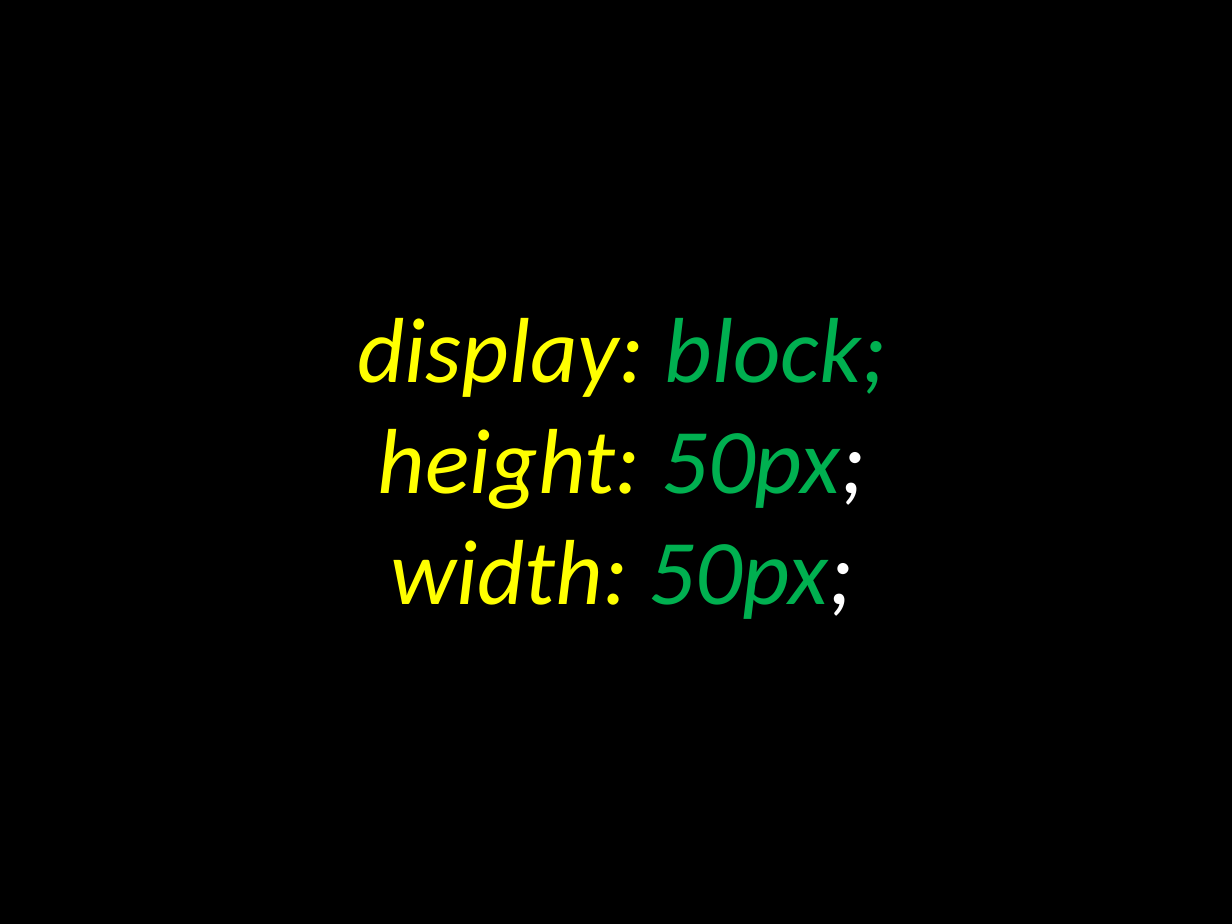
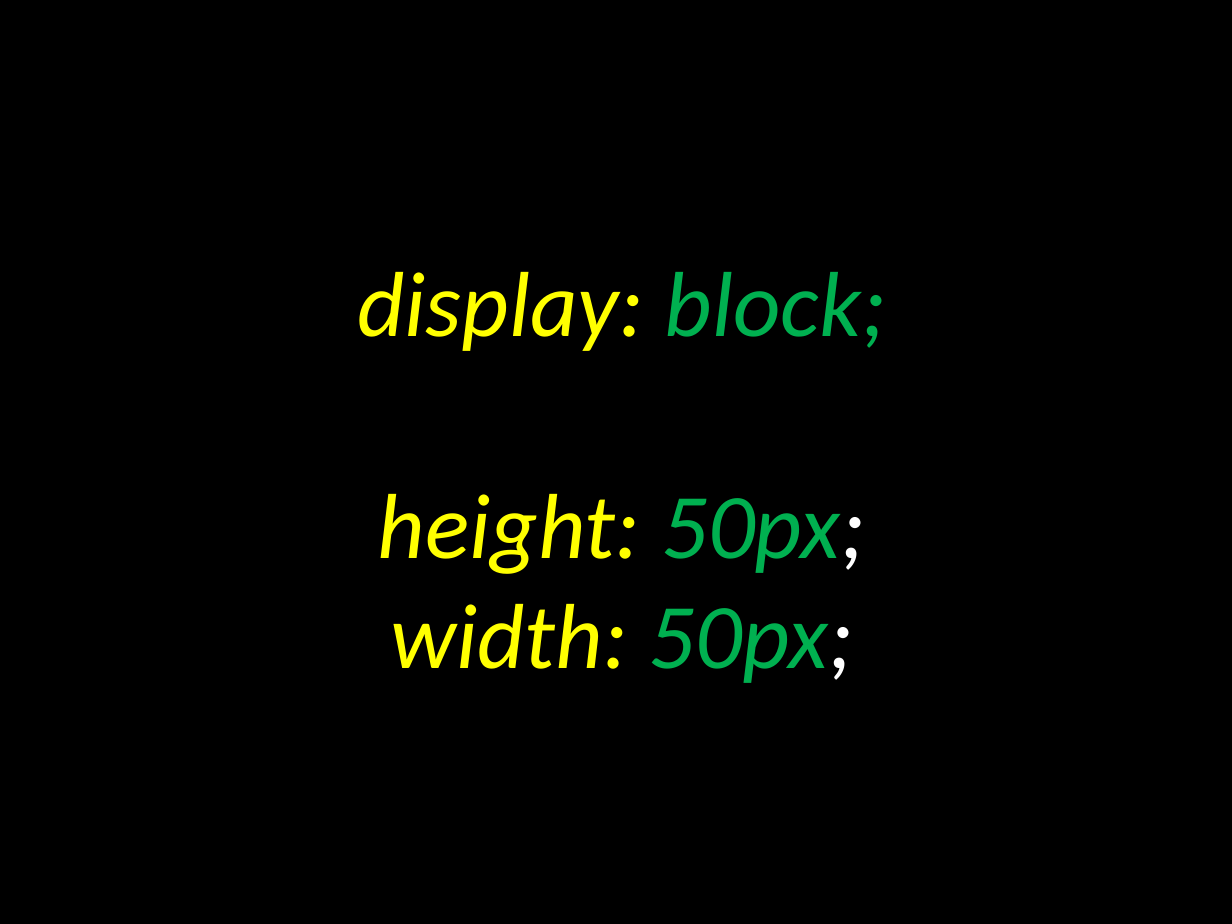
Before and after one commit to elloraCpe/courses, a slide deck: slide 59 of CPEE1/02. Week 2/00. Presentation/Week 2.pptx. Drawn at 1232x924 pixels with LibreOffice and Linux fonts; fonts in the diff are those of the drawing. Boxes give left, top, right and bottom in pixels: in the first picture for what was removed or moved away, otherwise in the second. Text is boxed around its words. In the diff, an @@ line names an element or a change of style, - is before the commit and + after.

```diff
--- a/CPEE1/02. Week 2/00. Presentation/Week 2.pptx
+++ b/CPEE1/02. Week 2/00. Presentation/Week 2.pptx
@@ text "display: block;" rewrapped from <box>357,318,886,619</box> to <box>357,272,886,683</box> @@
```
Also in this commit, not shown: 4 other slides changed, 4 slides added, 1 slide removed.
